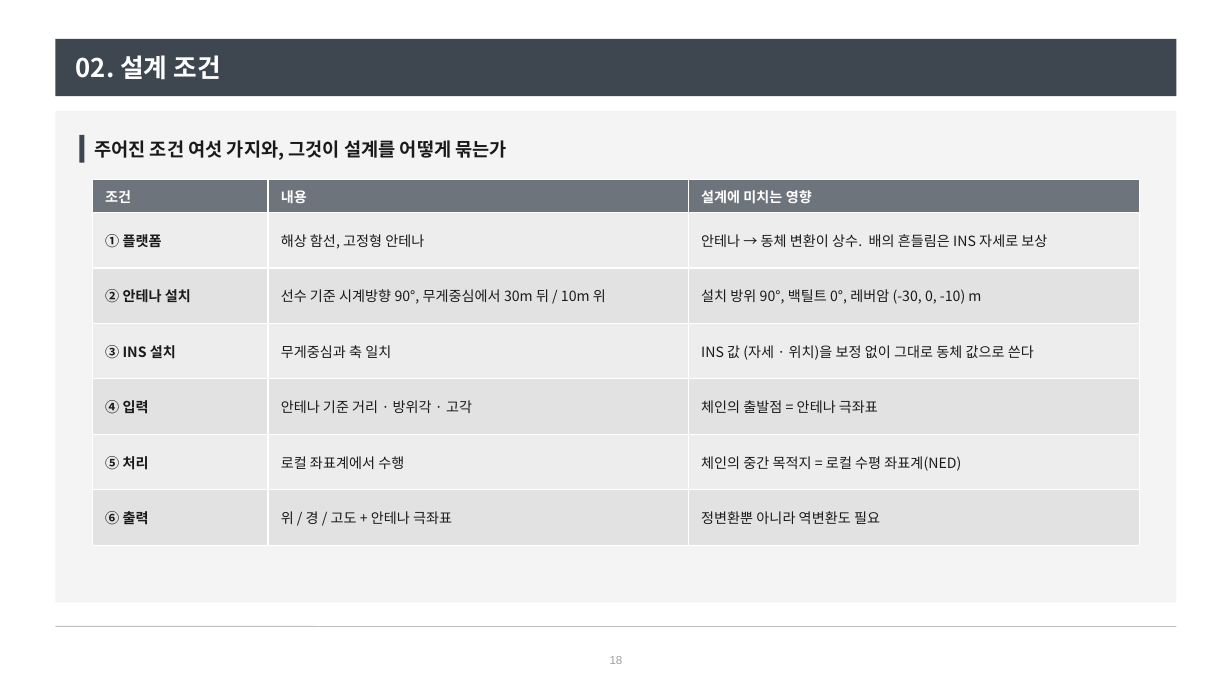
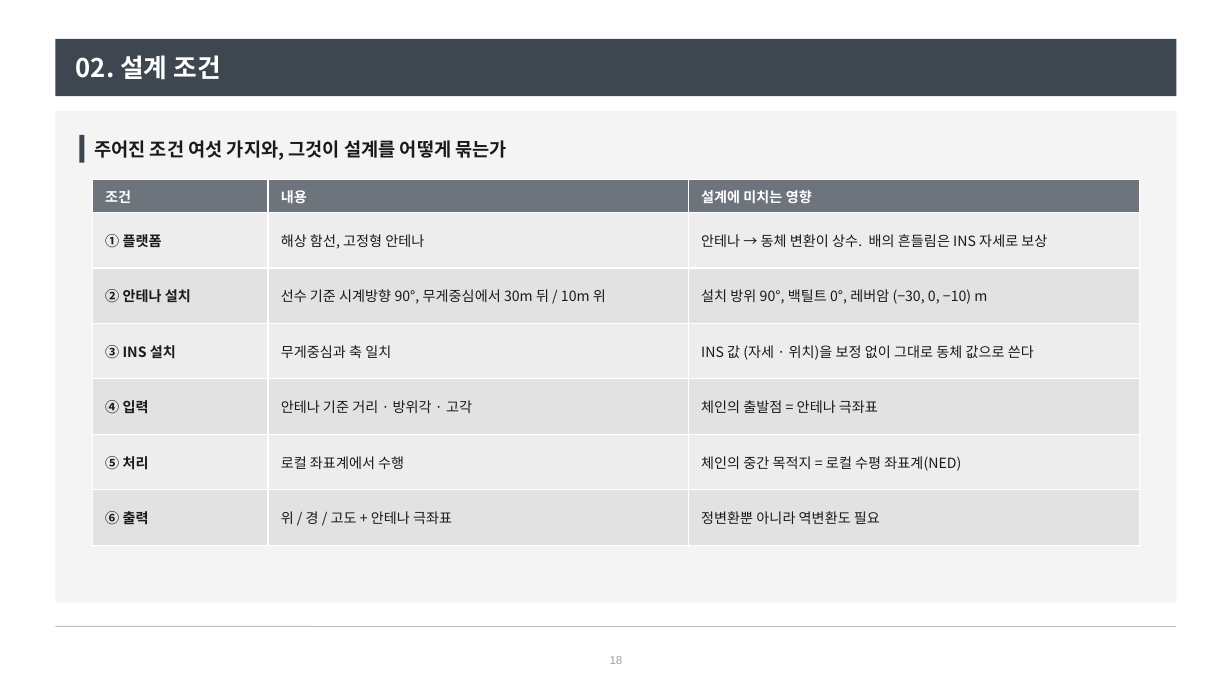
Before and after one commit to harley-hwan/radar-sw-study, a slide deck: slide 18 of Part2_CoordFrames/ref/산출물/좌표계와_좌표변환.pptx. Drawn at 1232x693 pixels with LibreOffice and Linux fonts; fonts in the diff are those of the drawing. Boxes give left, top, right and bottom in pixels: in the first picture for what was removed or moved away, otherwise in the second. Text is boxed around its words. In the diff, an @@ line names an element or a change of style, - is before the commit and + after.

```diff
--- a/Part2_CoordFrames/ref/산출물/좌표계와_좌표변환.pptx
+++ b/Part2_CoordFrames/ref/산출물/좌표계와_좌표변환.pptx
@@ table at box(92, 179, 1140, 545) @@
-row 3, column 3: 설치 방위 90°, 백틸트 0°, 레버암 (-30, 0, -10) m
+row 3, column 3: 설치 방위 90°, 백틸트 0°, 레버암 (−30, 0, −10) m
```
Also in this commit, not shown: 15 other slides changed, 1 other file.
